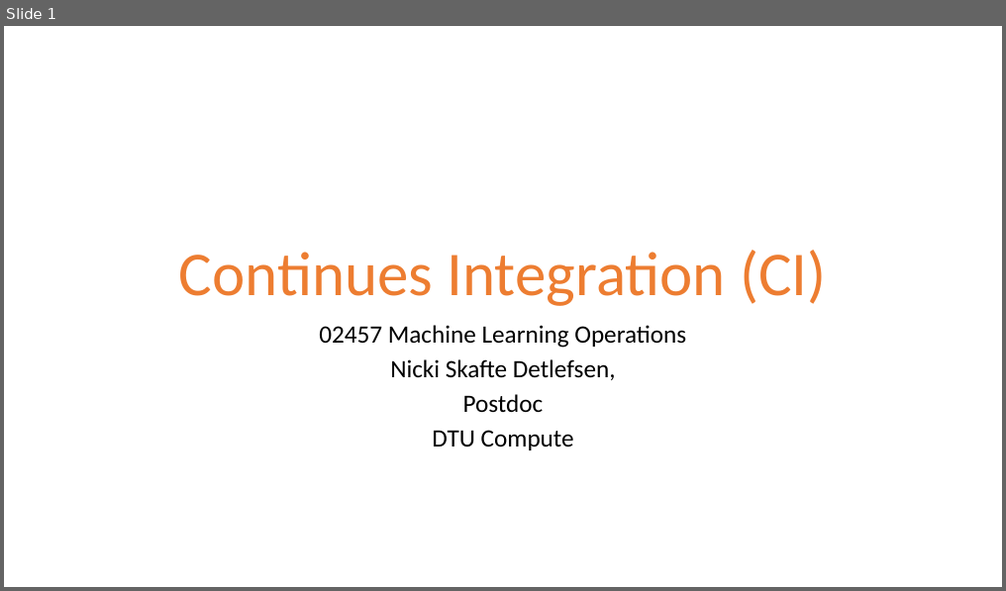
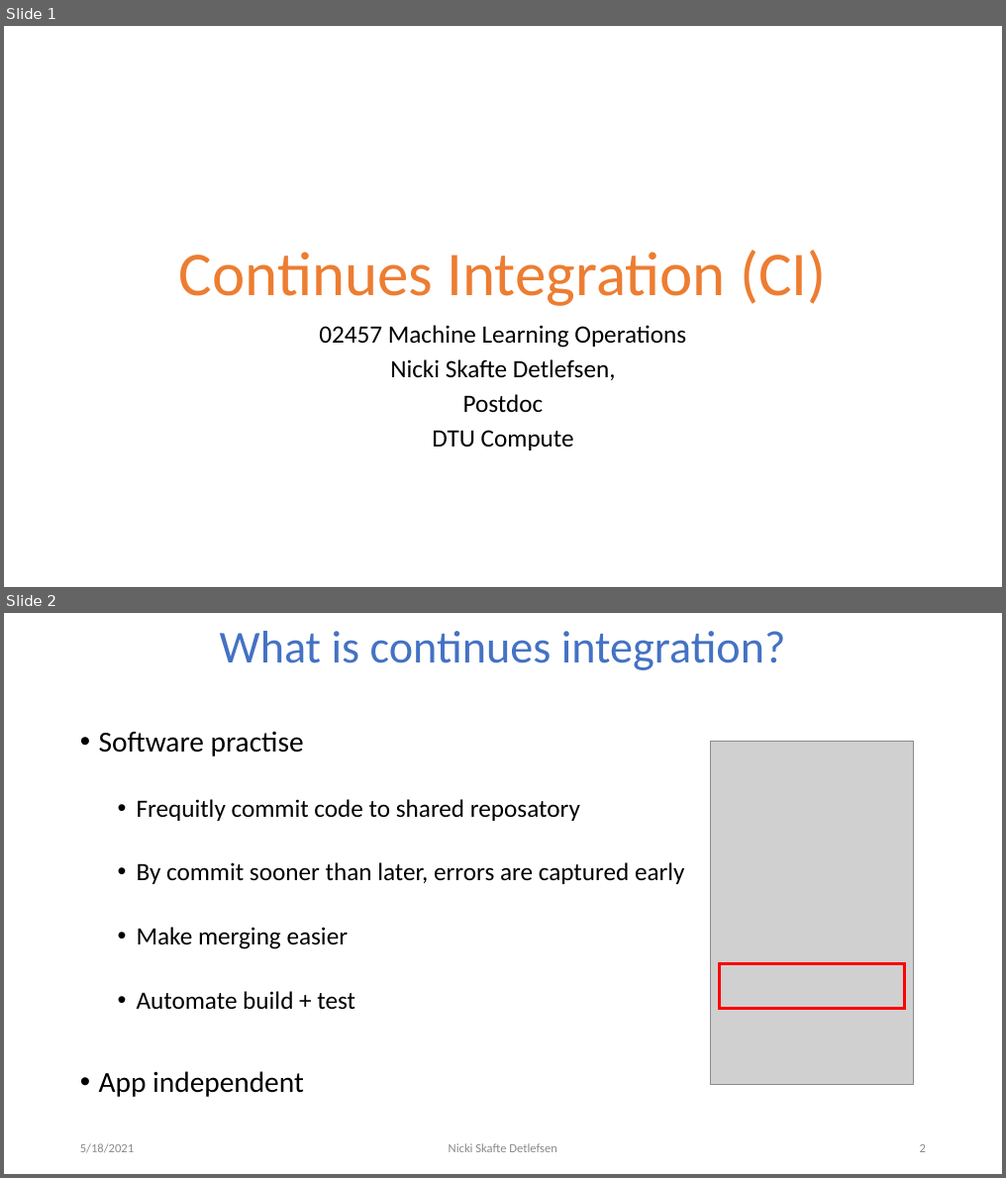
Before and after one commit to DeepEasterbunny/dtu_mlops, a slide deck: 04_continues_integration/ci.pptx. Shown one above the other, each under a label of ours: slide 1 before the commit, slides 1 and 2 after it. The pictures are 1006x591 and 1006x1178 pixels, drawn with LibreOffice and Linux fonts; fonts in the diff are those of the drawing; grey boxes stand for pictures; background and template pictures are left out. Boxes give left, top, right and bottom in pixels: in the first picture for what was removed or moved away, otherwise in the second. Text is boxed around its words. In the diff, an @@ line names an element or a change of style, - is before the commit and + after.

```diff
--- a/04_continues_integration/ci.pptx
+++ b/04_continues_integration/ci.pptx
@@ slide 2 added at [4,613,1002,1174], background #FFFFFF @@
@@ title added at [220,631,786,670], 44 pt, text #4472C4 @@
+What is continues integration?
@@ text added at [99,731,685,1097], 24 pt, text #000000 @@
+• Software practise
+  • Frequitly commit code to shared reposatory
+  • By commit sooner than later, errors are captured early
+  • Make merging easier
+  • Automate build + test
+• App independent
@@ picture added at [711,741,914,1085] @@
@@ rectangle added at [720,964,905,1009], outline #FF0000 3 pt @@
@@ text added at [80,1144,134,1154], 12 pt, text #8C8C8C @@
+5/18/2021
@@ text added at [449,1144,557,1153], 12 pt, text #8C8C8C @@
+Nicki Skafte Detlefsen
@@ page number added at [920,1145,926,1153], 12 pt, text #8C8C8C @@
+2
```
Also in this commit, not shown: 4 slides changed, 9 other slides added.
